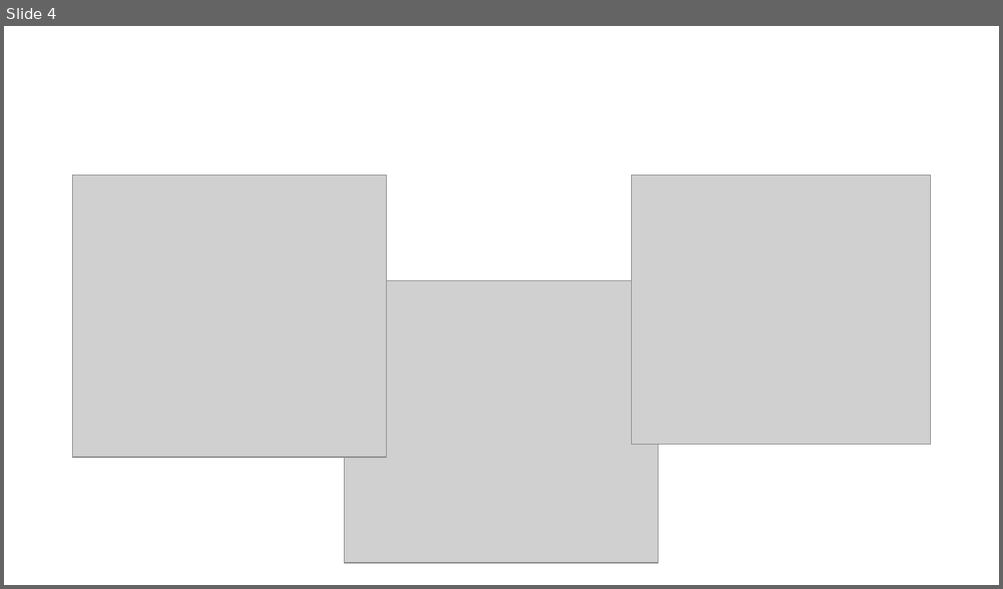
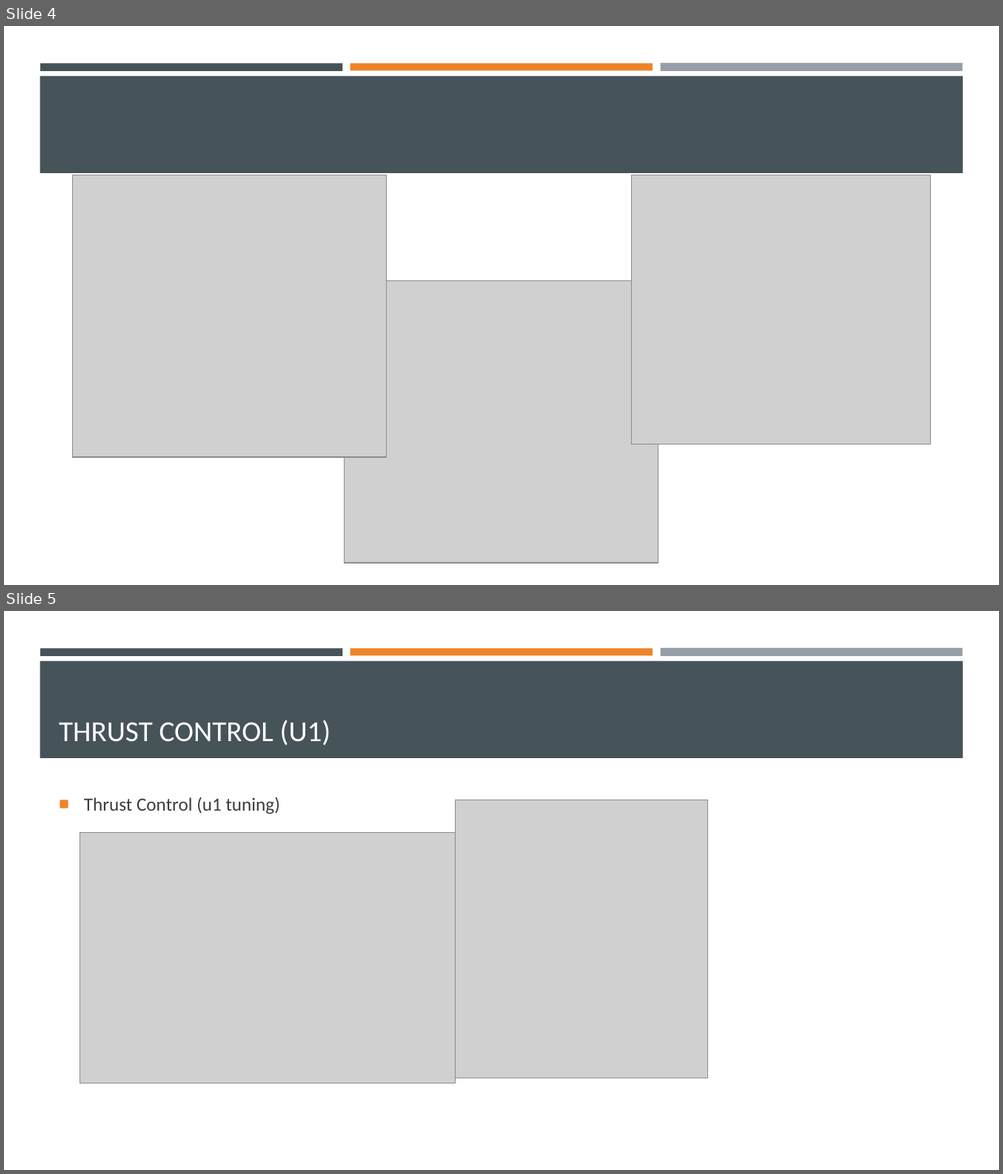
Before and after one commit to willgraham345/flightSimulator, a slide deck: Progress Presentations/8-19-22 Simulink Tests.pptx. Shown one above the other, each under a label of ours: slide 4 before the commit, slides 4 and 5 after it. The pictures are 1003x589 and 1003x1174 pixels, drawn with LibreOffice and Linux fonts; fonts in the diff are those of the drawing; grey boxes stand for pictures. Boxes give left, top, right and bottom in pixels: in the first picture for what was removed or moved away, otherwise in the second. Text is boxed around its words. In the diff, an @@ line names an element or a change of style, - is before the commit and + after.

Commit message:
Working on trajectory control
Make sure to use PID controller

```diff
--- a/Progress Presentations/8-19-22 Simulink Tests.pptx
+++ b/Progress Presentations/8-19-22 Simulink Tests.pptx
@@ slide 5 added at (4,611,999,1170), background #FFFFFF; not listed: 4 template elements that a slide beside it also shows @@
@@ title added at (59,720,331,745), 28 pt, text #FFFFFF @@
+THRUST CONTROL (U1)
@@ text added at (84,797,280,815), 18 pt, text #3D3D3D @@
+■ Thrust Control (u1 tuning)
@@ picture added at (455,800,708,1078) @@
@@ picture added at (80,832,455,1083) @@
@@ slide 4 changed as well @@
@@ rectangle added at (40,63,343,70), fill #465359 @@
@@ rectangle added at (350,63,652,70), fill #ED8428 @@
@@ rectangle added at (660,63,962,72), fill #969FA7 @@
@@ rectangle added at (40,76,963,173), fill #465359 @@
```
Also in this commit, not shown: 3 other slides changed, 1 slide removed, 4 other files.
